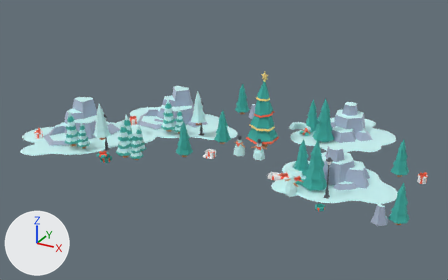
An edit to the glTF model 3d/static/models/xmas.glb, drawn before and after from the same camera.
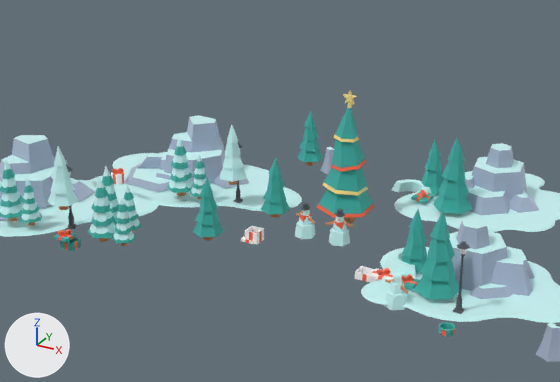
Each version is shown whole from a 50 mm lens placed at (10.56, -17.13, 11.2), pointed at (-1.29, 4.42, 0.42), then close up on the part from 15% to 86% of the width and 7% to 85% of the height. Arrows for +X, +Y and +Z are at lower left; the lights stay in place. Where no turn or scale is listed for an object, it has been applied to the vertices.

The first close-up shows 'rockFormationLarge', 'rockFormationLarge.001', 'rockFormationMedium', 'rockFormationMedium.001', 'snowPatch', 'snowPatch.001', 'snowPatch.002', 'snowPatch.003', 'treeDecorated', 'treePine.001', 'treePine.003', 'treePineSnowed.001'.
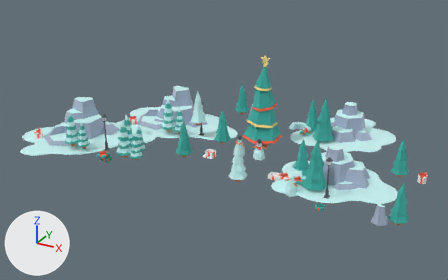
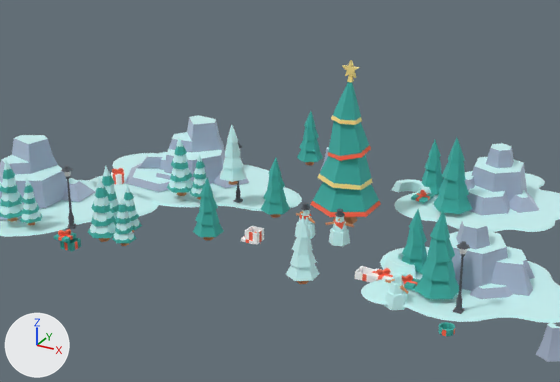
The change in detail:
Object 'treeDecorated' (ob_treedecorated) is rescaled from (1.92, 1.92, 1.92) to (2.34, 2.34, 2.34).
Object 'treePineSnowed.001' (ob_treepinesnowed_001) moves from (-5.563, 1.518, 0.698) to (0.745, 1.848, 0.136).

Changed parts and their boxes (x1, y1, x2, y2) in the close-ups (560 x 382 px):
'treeDecorated', rescaled (24% wider, 23% taller): before (317, 108, 374, 224); after (310, 82, 381, 225)
'treePineSnowed.001', moved: before (48, 146, 79, 210); after (286, 216, 320, 284)
'star', rescaled (27% wider, 21% taller): before (343, 90, 357, 108); after (342, 60, 360, 82)
